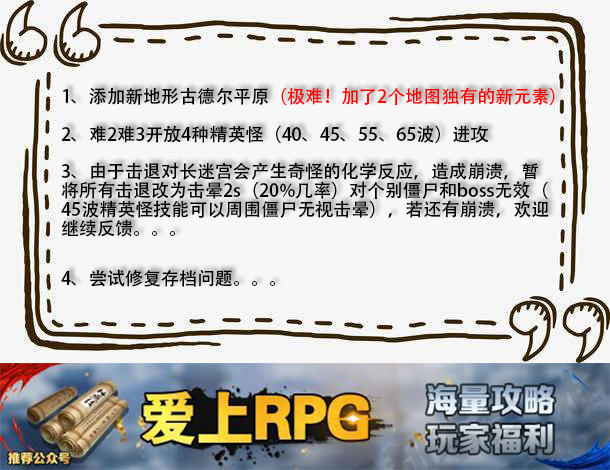
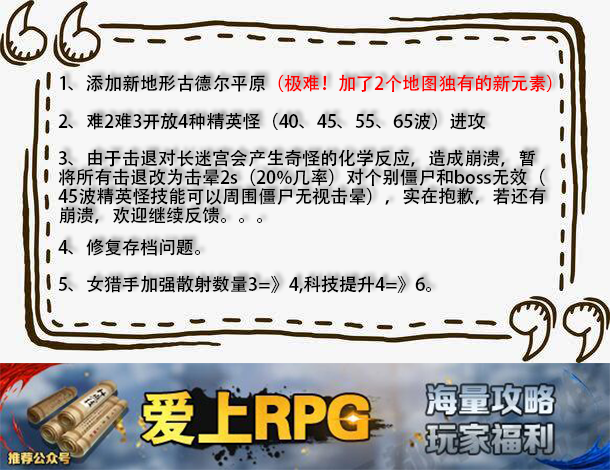
The second 610×470 image is a revision of the first. Changes to its layers:
painted on "1、添加新地形古德尔平原（极难！加了2个地图独有的新元素） 2、难2难3开放4种精英怪（40、45、55、65波）进攻 3" over [58, 74, 555, 294]
